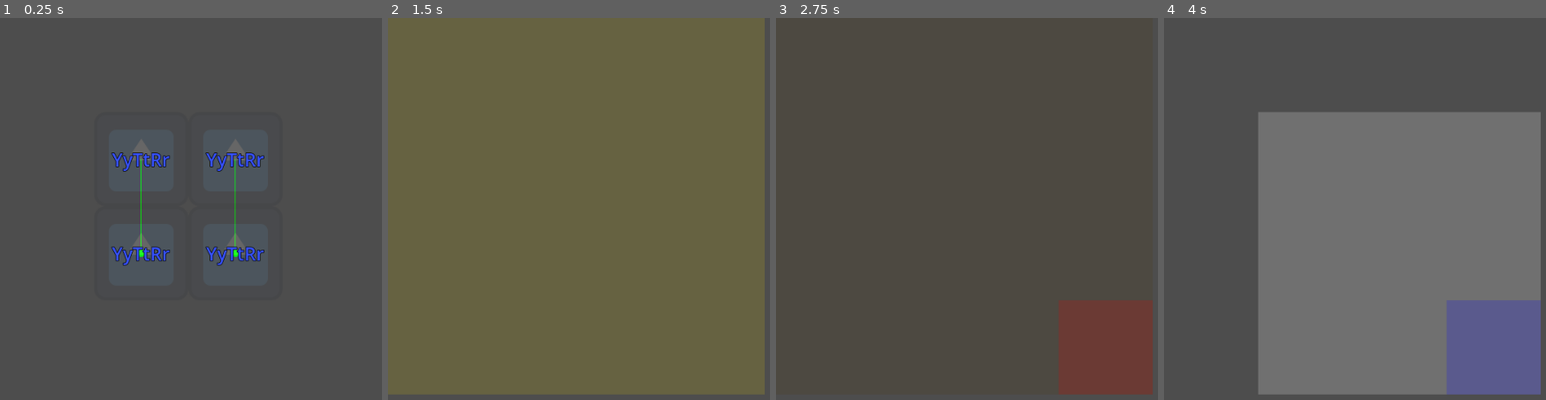
Above: before the commit, frames 1-4 (left to right).
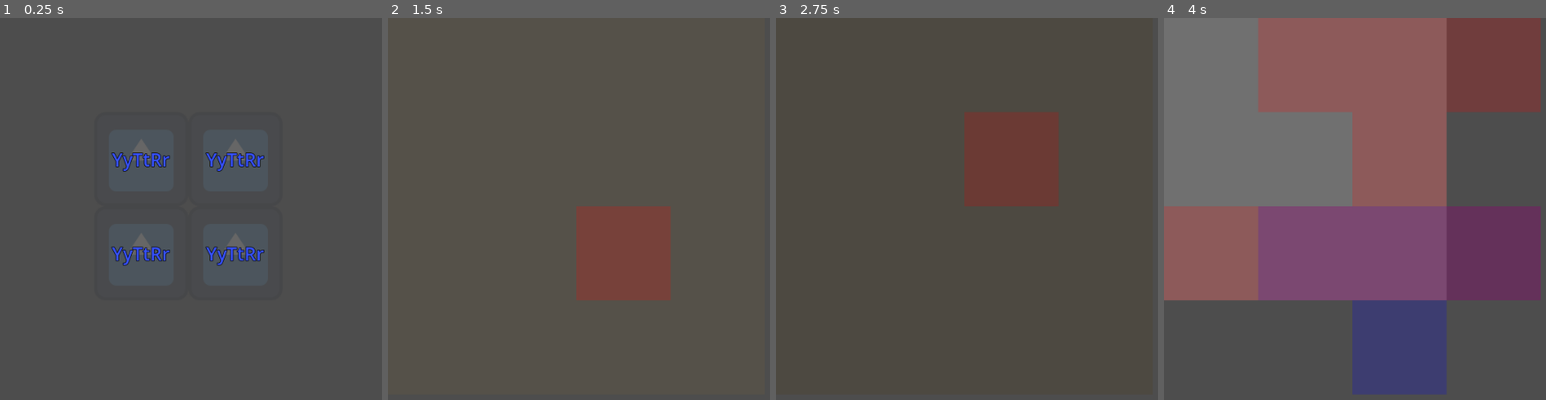
Above: after the commit, the same moments.

Repository: vincentwilliamrodriguez/Inheritopia
Game: Godot game, scene res://scenes/game.tscn
Same seed, same stepped clock (60 frames per second), same inputs: the game is played once before the commit and once after it. The engine's default icon, where the game draws it, is replaced by a stand-in: a white triangle on a blue panel in a dark square.
Inputs (mouse positions are in pixels of both pictures, inside the frame that each line leads up to):
- Up to frame 1 (0.25 s): no input
- Up to frame 2 (1.5 s): tap Enter at 0.5 s; move the mouse to (outside the picture) at 0.52 s; tap N (next) at 0.6, 1.35 s; click (outside the picture) at 0.67 s; tap Space at 1.25 s; move the mouse to (598, 235) at 1.27 s; click (598, 235) at 1.42 s
- Up to frame 3 (2.75 s): tap Enter at 2 s; move the mouse to (outside the picture) at 2.02 s; tap N (next) at 2.1 s; click (outside the picture) at 2.17 s
- Up to frame 4 (4 s): tap Space at 2.75 s; move the mouse to (1481, 296) at 2.77 s; tap N (next) at 2.85, 3.6 s; click (1481, 296) at 2.92 s; tap Enter at 3.5 s; move the mouse to (outside the picture) at 3.52 s; click (outside the picture) at 3.67 s

The runs differ from the first frame. In frame 1, 0.2% of the frame differs, in the area x 36-63%, y 36-63%; in frame 2, 6.1%; in frame 3, 12%; in frame 4, 85%, in the area x 0-99%, y 0-99%.

Commit message:
Add basic Breeding Phase

Diff:
--- a/project.godot
+++ b/project.godot
@@ -38,6 +38,11 @@
 "events": [null, Object(InputEventKey,"resource_local_to_scene":false,"resource_name":"","device":-1,"window_id":0,"alt …(185 unchanged characters)…
 ]
 }
+click={
+"deadzone": 0.5,
+"events": [Object(InputEventMouseButton,"resource_local_to_scene":false,"resource_name":"","device":-1,"window_id":0,"alt_pressed":false,"shift_pressed":false,"ctrl_pressed":false,"meta_pressed":false,"button_mask":1,"position":Vector2(208, 13),"global_position":Vector2(211, 45),"factor":1.0,"button_index":1,"canceled":false,"pressed":true,"double_click":false,"script":null)
+]
+}
 
 [rendering]
 
--- a/scripts/Game.gd
+++ b/scripts/Game.gd
@@ -6,6 +6,7 @@
 var breeding_orders = []
 var preview_map = 0b0
 var generation_num = 1
+var selected_parents = [null, null]
 
 func _ready():
 	# Initialization
@@ -14,10 +15,6 @@
 		sunflowers.append(sunflower)
 		add_child.call_deferred(sunflower)
 
-	for i in len(sunflowers) / 2:
-		breeding_orders.append([i, i + (len(sunflowers) / 2)])
-
-
 # Called every frame. 'delta' is the elapsed time since the previous frame.
 func _process(delta):
 	queue_redraw()
@@ -28,10 +25,23 @@
 		transition_phase()
 		event_phase()
 
+	if event is InputEventMouseButton and event.is_pressed():
+		var clicked_pos = get_viewport().get_mouse_position() / 128
+
+		if not g.is_inbound(clicked_pos.x, clicked_pos.y):
+			return
+
+		var selected_parent = find_by_pos(g.to_1d_vector(clicked_pos))
+
+		if selected_parent and not selected_parent.is_parent:
+			when_parent_selected(selected_parent)
+		else:
+			reset_selected_parents()
+
 func _draw():
 	for order in breeding_orders:
-		var center_1 = sunflowers[order[0]].position + Vector2(64, 64)
-		var center_2 = sunflowers[order[1]].position + Vector2(64, 64)
+		var center_1 = order[0].position + Vector2(64, 64)
+		var center_2 = order[1].position + Vector2(64, 64)
 
 		draw_line(center_1, center_2, Color.GREEN, 1.0)
 		draw_circle(center_2, 5, Color.GREEN)
@@ -45,6 +55,7 @@
 			for i in 16:
 				if g.is_true_in_map(event_map, i):
 					draw_rect(Rect2(g.to_2d_x(i) * 128, g.to_2d_y(i) * 128, 128, 128), event_color)
+
 		elif g.is_event_active(event_name):
 			draw_rect(Rect2(0, 0, 128 * 4, 128 * 4), event_color)
 
@@ -66,13 +77,35 @@
 
 	return genes_seed
 
+func when_parent_selected(parent: Sunflower):
+	if not selected_parents[0]:
+		selected_parents[0] = parent
+		parent.modulate = Color("Yellow")
+
+	else:
+		selected_parents[1] = parent
+
+		for sunflower in selected_parents:
+			sunflower.is_parent = true
+			sunflower.modulate = Color("Green")
+
+		breeding_orders.append(selected_parents)
+		reset_selected_parents()
+
+func reset_selected_parents():
+	for sunflower in selected_parents:
+		if sunflower and not sunflower.is_parent:
+			sunflower.modulate = Color("White")
+
+	selected_parents = [null, null]
+
 func transition_phase():
 	var seeds: Array[Sunflower]
 	var seed_map = 0x0
 
 	for order in breeding_orders:
-		var parent_1 = sunflowers[order[0]]
-		var parent_2 = sunflowers[order[1]]
+		var parent_1 = order[0]
+		var parent_2 = order[1]
 
 		var bonus = 1.0 if g.is_event_active("Fertility") else \
 					0.2 if (parent_1.genes[0] > 0) else \
@@ -205,13 +238,14 @@
 						event.spawn_storm()
 					"Pest Invasion":
 						event.spawn_pest()
+					"Drought":
+						g.events["Waterlogging"].affected_map = 0b0  # drought removes waterlogging
+						g.events["Waterlogging"].active_num = 0
 
 		# Reverting tiles affected too long to normal
 		if is_position_based:
 			event.remove_longest_affected()
 
-	for i in len(sunflowers) / 2:
-		breeding_orders.append([i, i + (len(sunflowers) / 2)])
 
 	var current_events = []
 	for event_name in g.events:
@@ -226,3 +260,10 @@
 			return i
 
 	return -1
+
+func find_by_pos(pos: int):
+	for sunflower in sunflowers:
+		if sunflower.pos == pos:
+			return sunflower
+
+	return null
--- a/scripts/Sunflower.gd
+++ b/scripts/Sunflower.gd
@@ -2,6 +2,7 @@
 
 @export var genes: Array = g.START_GENES
 @export var pos: int
+@export var is_parent: bool = false
 
 func _ready():
 	position.x = g.SQUARE_SIZE * g.to_2d_x(pos)
--- a/scripts/g.gd
+++ b/scripts/g.gd
@@ -15,9 +15,9 @@
 var events = {
 	"Storm": 			Storm.new(1, [0.90, 0.70], 0.20, 4),
 	"Waterlogging": 	Waterlogging.new(2, [0.70, 0.50], 0.00, 2),
-	"Drought": 			Event.new(2, [0.50, 0.90], 0.25),
+	"Drought": 			Event.new(2, [0.80, 0.95], 0.25),
 	"Pest Invasion": 	Pest.new(0, [0.40, 0.40], 0.15, 2),
-	"Night": 			Event.new(1, [0.60, 0.90], 0.00),
+	"Night": 			Event.new(1, [0.85, 0.95], 0.00),
 	"Fertility": 		Event.new(0, [1.00, 1.00], 0.05)
 }
 var events_preview_color = {
@@ -59,23 +59,23 @@
 
 class Storm:
 	extends Event
-	var eye_pos: Vector2
-	var dir: Vector2
+	var eye_pos: Vector2i
+	var dir: Vector2i
 
 	func spawn_storm():
-		dir = Vector2(g.rng.randi_range(-1, 1), g.rng.randi_range(-1, 1))
-		if dir == Vector2(0, 0):
-			dir = Vector2(1, 0)
+		dir = Vector2i(g.rng.randi_range(-1, 1), g.rng.randi_range(-1, 1))
+		if dir == Vector2i(0, 0):
+			dir = Vector2i(1, 0)
 
 		match dir:
-			Vector2(-1, -1):	eye_pos = Vector2(3, 3)
-			Vector2(-1, 0):		eye_pos = Vector2(3, 1)
-			Vector2(-1, 1):		eye_pos = Vector2(3, 0)
-			Vector2(0, -1):		eye_pos = Vector2(2, 3)
-			Vector2(0, 1):		eye_pos = Vector2(1, 0)
-			Vector2(1, -1):		eye_pos = Vector2(0, 3)
-			Vector2(1, 0):		eye_pos = Vector2(0, 1)
-			Vector2(1, 1):		eye_pos = Vector2(0, 0)
+			Vector2i(-1, -1):	eye_pos = Vector2i(3, 3)
+			Vector2i(-1, 0):		eye_pos = Vector2i(3, 1)
+			Vector2i(-1, 1):		eye_pos = Vector2i(3, 0)
+			Vector2i(0, -1):		eye_pos = Vector2i(2, 3)
+			Vector2i(0, 1):		eye_pos = Vector2i(1, 0)
+			Vector2i(1, -1):		eye_pos = Vector2i(0, 3)
+			Vector2i(1, 0):		eye_pos = Vector2i(0, 1)
+			Vector2i(1, 1):		eye_pos = Vector2i(0, 0)
 
 		update_map()
 
@@ -154,7 +154,7 @@
 func to_1d(x: int, y: int):
 	return x + 4 * y
 
-func to_1d_vector(vector: Vector2):
+func to_1d_vector(vector: Vector2i):
 	return int(vector.x + 4 * vector.y)
 
 func to_2d_x(n: int):
